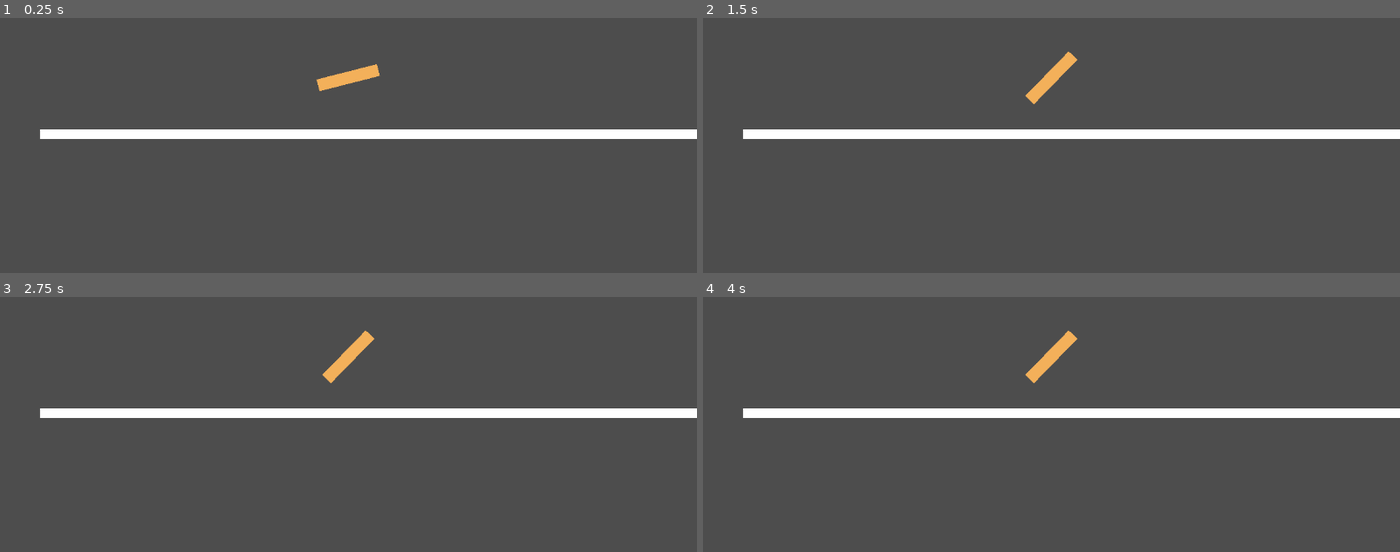
Above: before the commit, frames 1-4 (two rows, left to right).
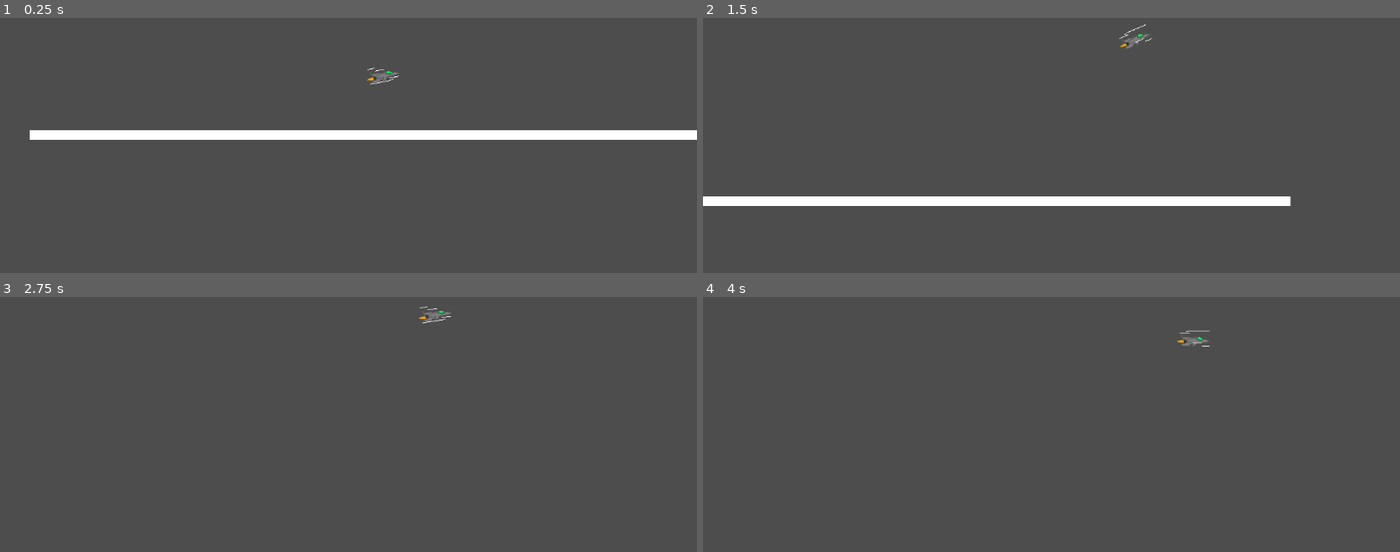
Above: after the commit, the same moments.

Repository: star6fish/DigitalTechInternalInternal
Game: Godot game, scene res://scenes/TestingScene.tscn
The game is run twice, just before and just after one commit, with the same random seed, the same clock (stepped at 60 frames per second) and the same inputs. The project has no main scene, so this scene is started directly.
Inputs:
- Up to frame 1 (0.25 s): no input
- Up to frame 2 (1.5 s): hold Right (ui_right) from 0.53 s (still down); tap Up (ui_up) at 0.77 s
- Up to frame 3 (2.75 s): tap Up (ui_up) at 1.52 s; release Right (ui_right) at 2.03 s; hold Left (ui_left) from 2.03 s (still down)
- Up to frame 4 (4 s): release Left (ui_left) at 2.78 s; hold Right (ui_right) from 2.78 s (still down); tap Up (ui_up) at 3.02, 3.77 s; tap Enter at 3.5 s

The runs differ from the first frame. In frame 1, 1.2% of the frame differs, in the area x 4-100%, y 18-48%; in frame 2, 7.2%, in the area x 0-100%, y 2-74%; in frame 3, 4.1%; in frame 4, 4.1%.

Commit message:
10/06/2024

Diff:
--- a/assets/Player.tscn
+++ b/assets/Player.tscn
@@ -1,9 +1,33 @@
-[gd_scene load_steps=3 format=3 uid="uid://c1wlff68hwr0h"]
+[gd_scene load_steps=8 format=3 uid="uid://c1wlff68hwr0h"]
 
 [ext_resource type="Script" path="res://scripts/Player.gd" id="1_5acs1"]
+[ext_resource type="Texture2D" uid="uid://bijm5udnrw7yo" path="res://assets/JetPlaneFlyingAnimation/JetPlane0000.png" id="2_jist5"]
+[ext_resource type="Texture2D" uid="uid://dauom0pk8kn20" path="res://assets/JetPlaneFlyingAnimation/JetPlane0001.png" id="3_ycseq"]
+[ext_resource type="Texture2D" uid="uid://dvqvgcuwqci8y" path="res://assets/JetPlaneFlyingAnimation/JetPlane0002.png" id="4_c5usi"]
+[ext_resource type="Texture2D" uid="uid://slokw2d3yh8f" path="res://assets/JetPlaneFlyingAnimation/JetPlane0003.png" id="5_n037r"]
 
 [sub_resource type="RectangleShape2D" id="RectangleShape2D_uml7w"]
-size = Vector2(103, 20)
+size = Vector2(72, 27)
+
+[sub_resource type="SpriteFrames" id="SpriteFrames_rpire"]
+animations = [{
+"frames": [{
+"duration": 1.0,
+"texture": ExtResource("2_jist5")
+}, {
+"duration": 1.0,
+"texture": ExtResource("3_ycseq")
+}, {
+"duration": 1.0,
+"texture": ExtResource("4_c5usi")
+}, {
+"duration": 1.0,
+"texture": ExtResource("5_n037r")
+}],
+"loop": true,
+"name": &"default",
+"speed": 24.0
+}]
 
 [node name="CharacterBody2D" type="CharacterBody2D"]
 script = ExtResource("1_5acs1")
@@ -11,19 +35,20 @@
 [node name="Area2D" type="Area2D" parent="."]
 
 [node name="CollisionShape2D" type="CollisionShape2D" parent="Area2D"]
+position = Vector2(2, -1)
 shape = SubResource("RectangleShape2D_uml7w")
 
 [node name="Camera2D" type="Camera2D" parent="."]
+position_smoothing_enabled = true
+position_smoothing_speed = 2.0
 rotation_smoothing_speed = 2.0
 
 [node name="CollisionShape2D" type="CollisionShape2D" parent="."]
+position = Vector2(2, -1)
 shape = SubResource("RectangleShape2D_uml7w")
 
-[node name="ColorRect" type="ColorRect" parent="."]
-offset_left = -52.0
-offset_top = -10.0
-offset_right = 51.0
-offset_bottom = 10.0
-color = Color(0.952941, 0.690196, 0.352941, 1)
+[node name="AnimatedSprite2D" type="AnimatedSprite2D" parent="."]
+sprite_frames = SubResource("SpriteFrames_rpire")
+frame_progress = 0.868632
 
 [connection signal="area_entered" from="Area2D" to="." method="_hitobject"]
--- a/scenes/TestingScene.tscn
+++ b/scenes/TestingScene.tscn
@@ -26,4 +26,4 @@
 metadata/_edit_use_anchors_ = true
 
 [node name="Node2D" parent="." instance=ExtResource("2_p6737")]
-position = Vector2(1132, -228)
+position = Vector2(4531, -143)
--- a/scripts/Player.gd
+++ b/scripts/Player.gd
@@ -14,6 +14,8 @@
 
 func _physics_process(delta):
 
+	$AnimatedSprite2D.play()
+
 	# Add the gravity.
 
 	#if not is_on_floor():
@@ -24,12 +26,15 @@
 
 	if TakingOff == true:
 
-		if position.y >= 100:
-			TakingOff = false
+		if position.y <= -100:
+			rotation = rotate_toward(rotation, 0, delta * 0.2)
+			if rotation == 0:
+				TakingOff = false
 		else:
 			velocity.x = SPEED
-			velocity.y = SPEED
-			rotation = rotate_toward(rotation, -0.8, delta)
+			velocity.y = 1 * (rotation * SPEED)
+
+			rotation = rotate_toward(rotation, -0.5, delta * 0.8)
 
 	elif TakingOff == false:
 
@@ -44,10 +49,12 @@
 		velocity.x += SPEED
 
 		if direction_y:
-			velocity.y = direction_y * (abs(direction_y + rotation) * SPEED)
 			rotation = rotate_toward(rotation, 0.8 * direction_y, delta * 2.5)
+			#velocity.y = 1 * (abs(rotation) * SPEED)
 		else:
-			velocity.y = move_toward(velocity.y, 0 + rotation, SPEED)
 			rotation = rotate_toward(rotation, 0, delta * 2.5)
+			#velocity.y = clamp(round(velocity.y), -1, 1) * (abs(rotation) * SPEED)
 
-		move_and_slide()
+		velocity.y = 1 * (rotation * SPEED)
+
+	move_and_slide()
Binary file added: assets/JetPlane.jpg
Not shown, added: assets/JetPlane.jpg.import
Binary file added: assets/JetPlane.png
Not shown, added: assets/JetPlane.png.import
Binary file added: assets/JetPlaneFlyingAnimation/JetPlane0000.png
Not shown, added: assets/JetPlaneFlyingAnimation/JetPlane0000.png.import
Binary file added: assets/JetPlaneFlyingAnimation/JetPlane0001.png
Not shown, added: assets/JetPlaneFlyingAnimation/JetPlane0001.png.import
Binary file added: assets/JetPlaneFlyingAnimation/JetPlane0002.png
Not shown, added: assets/JetPlaneFlyingAnimation/JetPlane0002.png.import
Binary file added: assets/JetPlaneFlyingAnimation/JetPlane0003.png
Not shown, added: assets/JetPlaneFlyingAnimation/JetPlane0003.png.import
